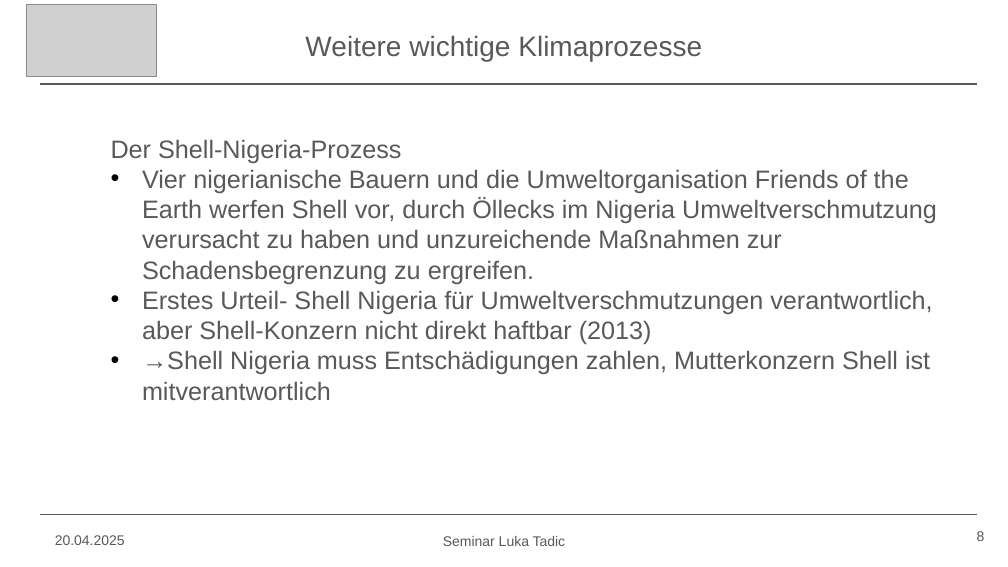
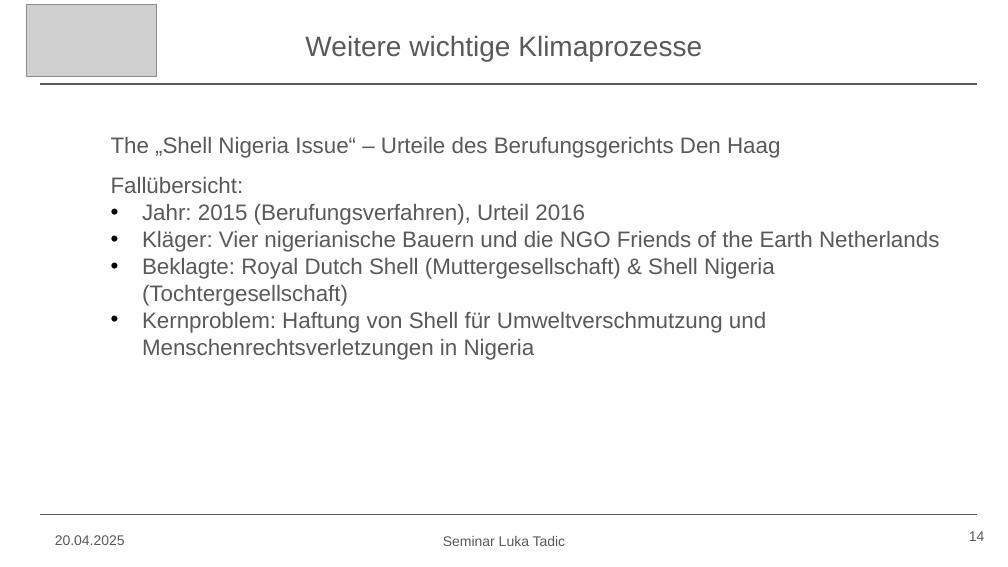
Before and after one commit to Lukiano12/Seminar, a slide deck: slide 14 of Seminar Präsentation.pptx (slide 8 before the commit). Drawn at 1008x567 pixels with LibreOffice and Linux fonts; fonts in the diff are those of the drawing; grey boxes stand for pictures. Boxes give left, top, right and bottom in pixels: in the first picture for what was removed or moved away, otherwise in the second. Text is boxed around its words. In the diff, an @@ line names an element or a change of style, - is before the commit and + after.

```diff
--- a/Seminar Präsentation.pptx
+++ b/Seminar Präsentation.pptx
@@ text at (x1=111, y1=137, x2=939, y2=360): text changed; size 18 to 16 pt @@
-  Der Shell-Nigeria-Prozess
-  • Vier nigerianische Bauern und die Umweltorganisation Friends of the Earth werfen Shell vor, durch Öllecks im Nigeria Umweltverschmutzung verursacht zu haben und unzureichende Maßnahmen zur Schadensbegrenzung zu ergreifen.
-  • Erstes Urteil- Shell Nigeria für Umweltverschmutzungen verantwortlich, aber Shell-Konzern nicht direkt haftbar (2013)
-  • →Shell Nigeria muss Entschädigungen zahlen, Mutterkonzern Shell ist mitverantwortlich
+  The „Shell Nigeria Issue“ – Urteile des Berufungsgerichts Den Haag
+  Fallübersicht:
+  • Jahr: 2015 (Berufungsverfahren), Urteil 2016
+  • Kläger: Vier nigerianische Bauern und die NGO Friends of the Earth Netherlands
+  • Beklagte: Royal Dutch Shell (Muttergesellschaft) & Shell Nigeria (Tochtergesellschaft)
+  • Kernproblem: Haftung von Shell für Umweltverschmutzung und Menschenrechtsverletzungen in Nigeria
@@ page number at (x1=969, y1=531, x2=985, y2=541): text changed @@
-8
+14
```
Also in this commit, not shown: 8 other slides changed, 10 slides added.
